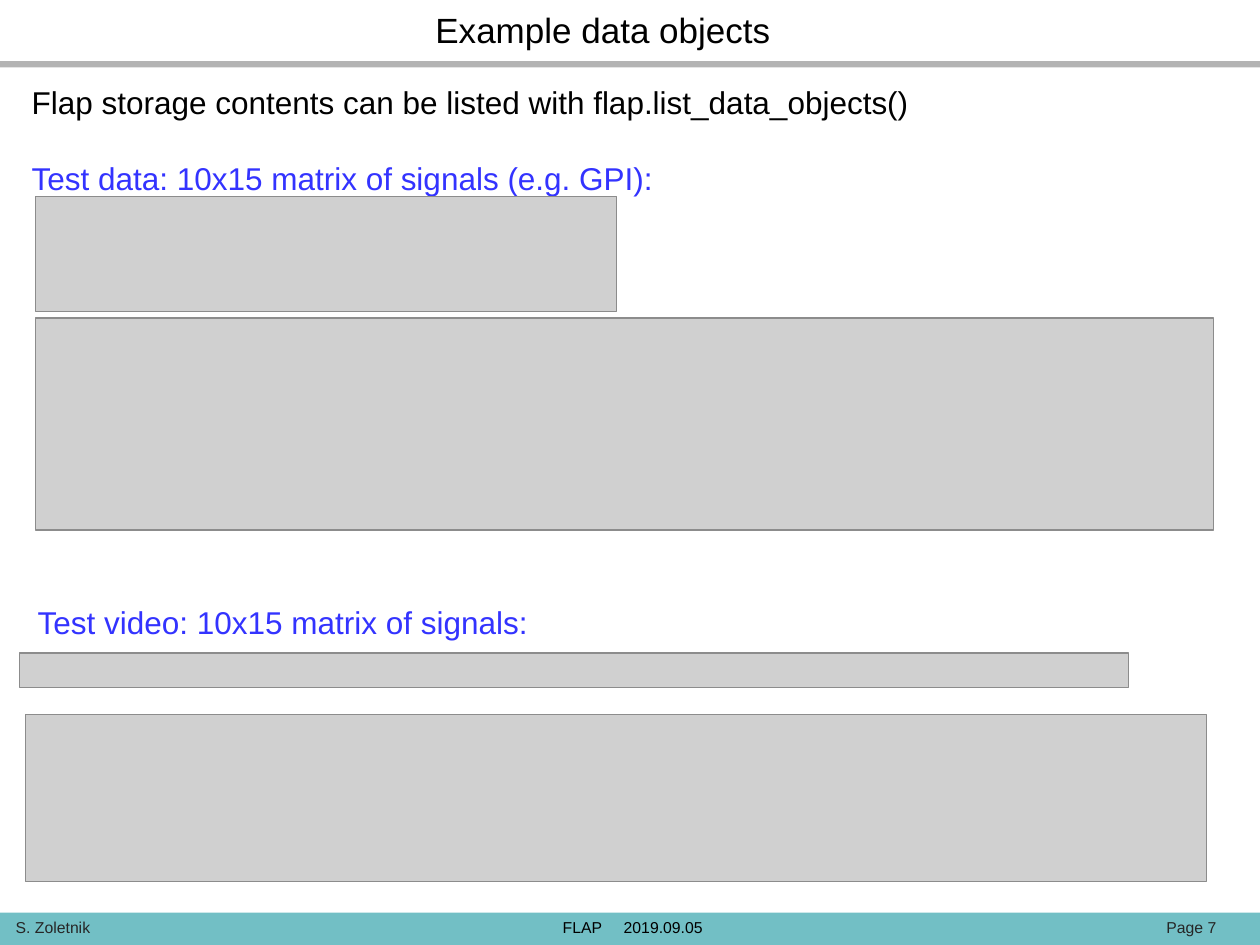
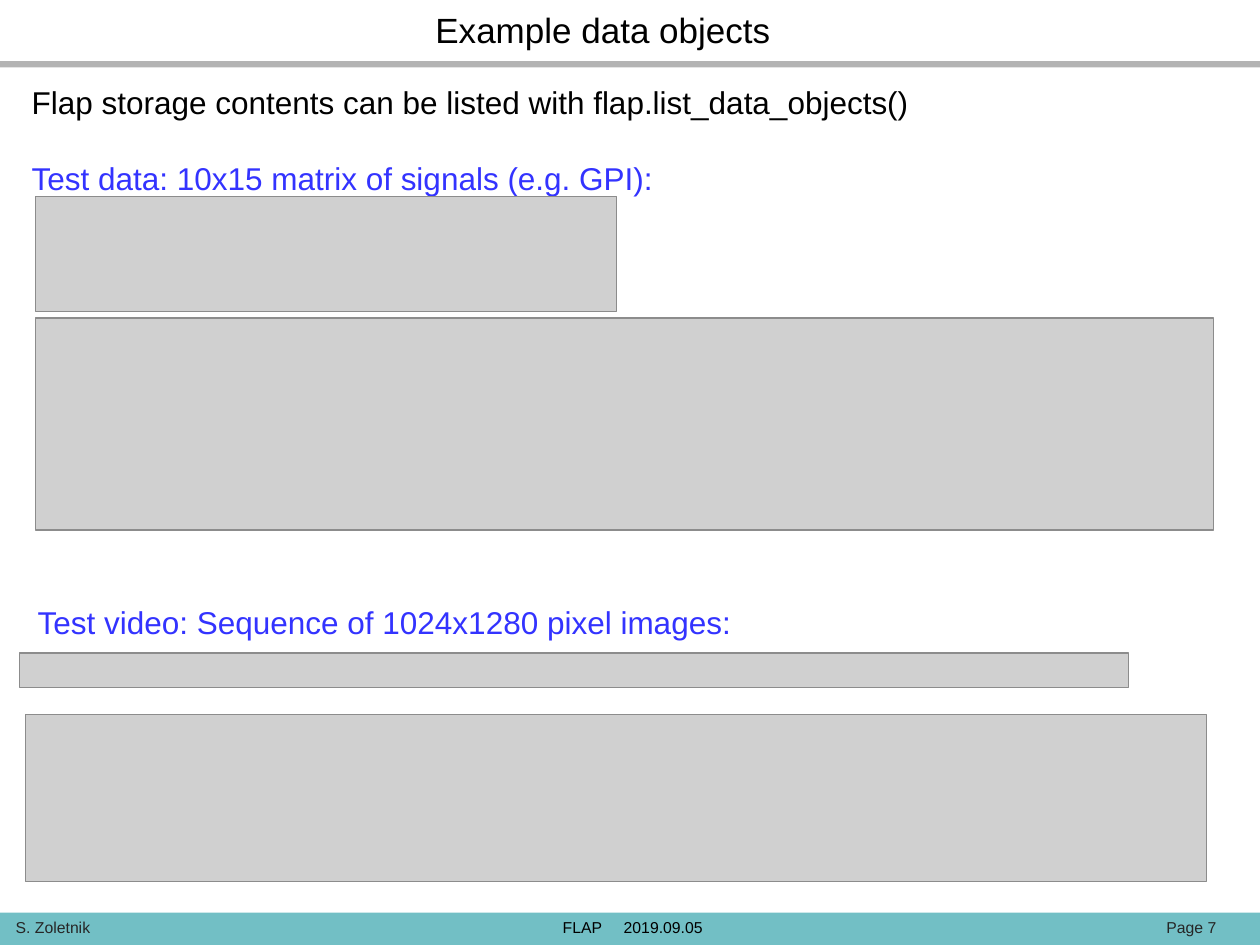
Before and after one commit to fusion-flap/flap, a slide deck: slide 7 of docs/FLAP_presentation_190905.pptx. Drawn at 1260x945 pixels with LibreOffice and Linux fonts; fonts in the diff are those of the drawing; grey boxes stand for pictures; background and template pictures are left out. Boxes give left, top, right and bottom in pixels: in the first picture for what was removed or moved away, otherwise in the second. Text is boxed around its words. In the diff, an @@ line names an element or a change of style, - is before the commit and + after.

```diff
--- a/docs/FLAP_presentation_190905.pptx
+++ b/docs/FLAP_presentation_190905.pptx
@@ text at (x1=38, y1=611, x2=731, y2=640): text changed @@
-Test video: 10x15 matrix of signals:
+Test video: Sequence of 1024x1280 pixel images:
```
Also in this commit, not shown: 6 other slides changed, 3 slides added, 2 other files.
